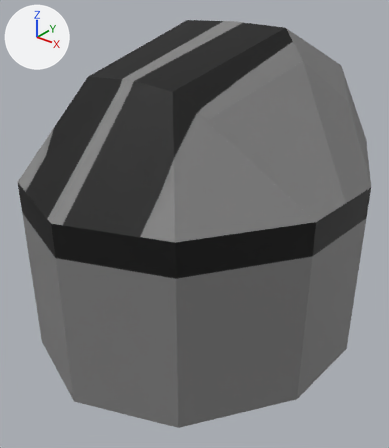
Before and after pictures for a commit that changed the FBX model Flyplane/Flyplane/assets/Weapons/Turrets/MG_turret_MOUNT.fbx.
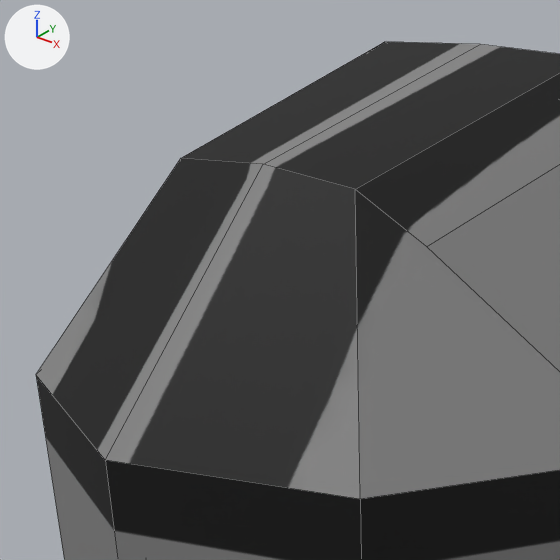
There are two pictures of each version: one whole from a 50 mm camera at (0.3362, -0.4247, 0.1413) aimed at (0.0089, -0.0155, -0.1124), one close up on the part from 0% to 70% of the width and 0% to 61% of the height. Arrows for +X, +Y and +Z are at upper left; the lights stay in place. The close-ups show mesh edges as thin lines.

The first close-up shows 'Mount'.
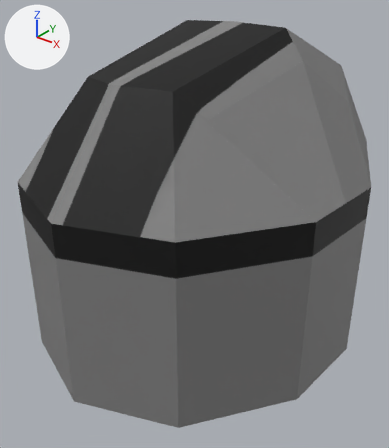
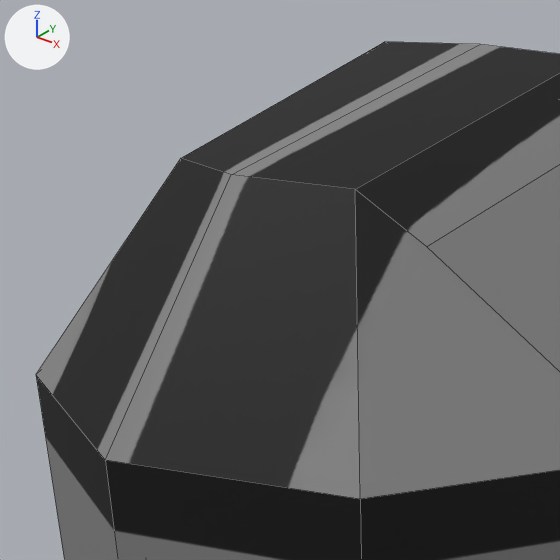
The change, as a diff of the scene's bpy script:
```diff
--- a/Flyplane/Flyplane/assets/Weapons/Turrets/MG_turret_MOUNT.fbx.py
+++ b/Flyplane/Flyplane/assets/Weapons/Turrets/MG_turret_MOUNT.fbx.py
@@ me_cube_001 @@
 me_cube_001.from_pydata(...)  # 39 vertices, 32 faces; spans x -0.171..0.171, y -0.19..0.19, z -0.239..0.087
 # used by ob_mount; location = (0.0, 0.0, 0.0)
-me_cube_001.vertices[27].co = (0.0, -0.095, 0.052)  # pixel (263, 164)
+# me_cube_001 part 1
+me_cube_001.vertices[27].co = (0.0, -0.113, 0.05)  # pixel (231, 174)
 me_cube_001.materials.append(mat_material_002)
```

What differs and where, as boxes [x1, y1, x2, y2] in the close-ups (560 x 560 px; the box of a moved part takes in the faces that stretch with it):
part 1 of me_cube_001, moved or reshaped
    both: [36, 42, 560, 499]
